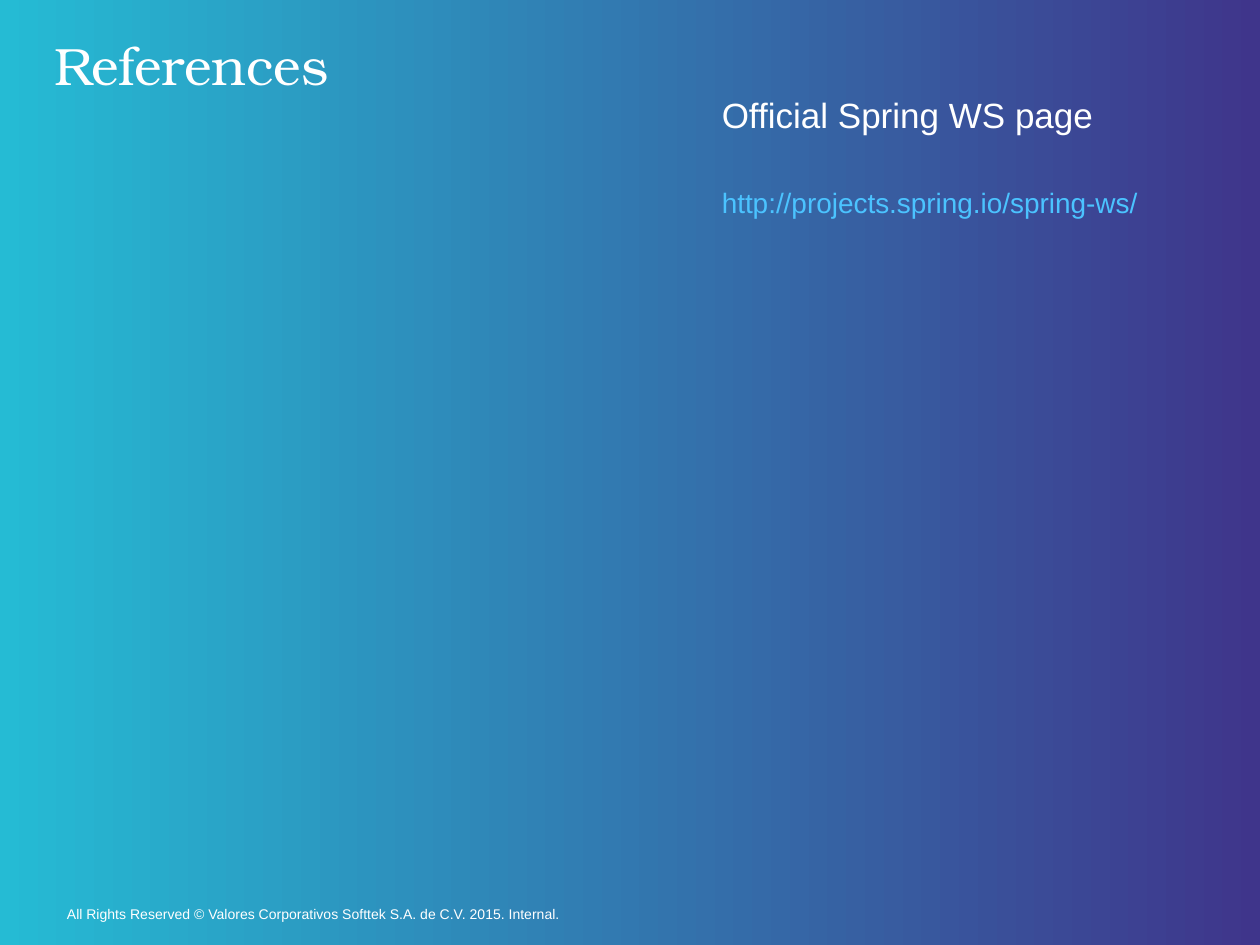
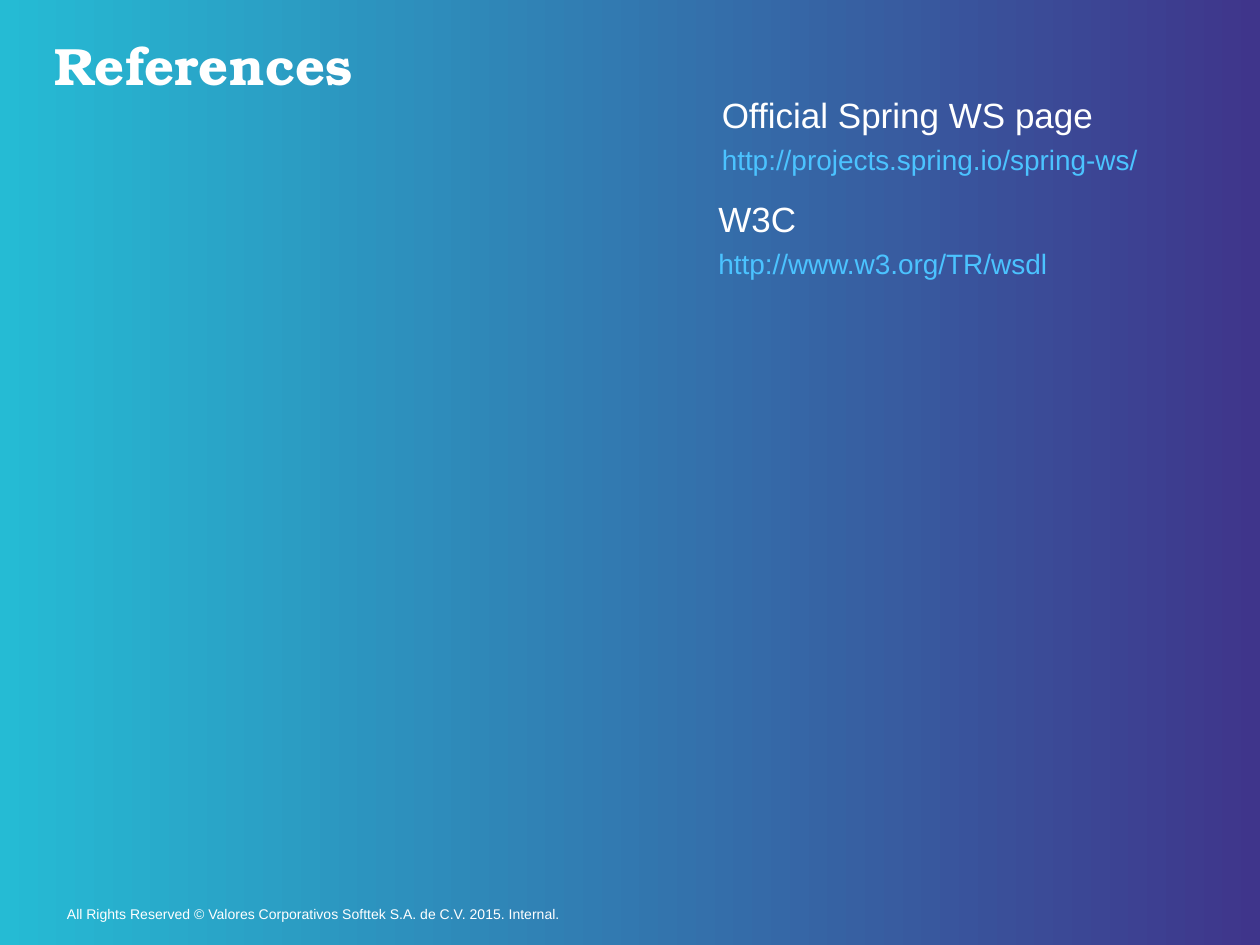
Before and after one commit to DavidHertz/WebServices, a slide deck: slide 33 of SOAP/doc/SOAP.pptx (slide 26 before the commit). Drawn at 1260x945 pixels with LibreOffice and Linux fonts; fonts in the diff are those of the drawing; background and template pictures are left out. Boxes give left, top, right and bottom in pixels: in the first picture for what was removed or moved away, otherwise in the second. Text is boxed around its words. In the diff, an @@ line names an element or a change of style, - is before the commit and + after.

```diff
--- a/SOAP/doc/SOAP.pptx
+++ b/SOAP/doc/SOAP.pptx
@@ title "References" at (x1=54, y1=46, x2=353, y2=86): bold on @@
@@ text "http://projects.spring.io/spring-ws/" moved from (x1=722, y1=193, x2=1138, y2=218) to (x1=722, y1=150, x2=1138, y2=175) @@
@@ text added at (x1=718, y1=207, x2=796, y2=233), 20 pt, text #FFFFFF @@
+W3C
@@ text added at (x1=718, y1=254, x2=1047, y2=279), 16 pt, text #4BC3FF @@
+http://www.w3.org/TR/wsdl
```
Also in this commit, not shown: 4 other slides changed, 7 slides added, 16 other files.
